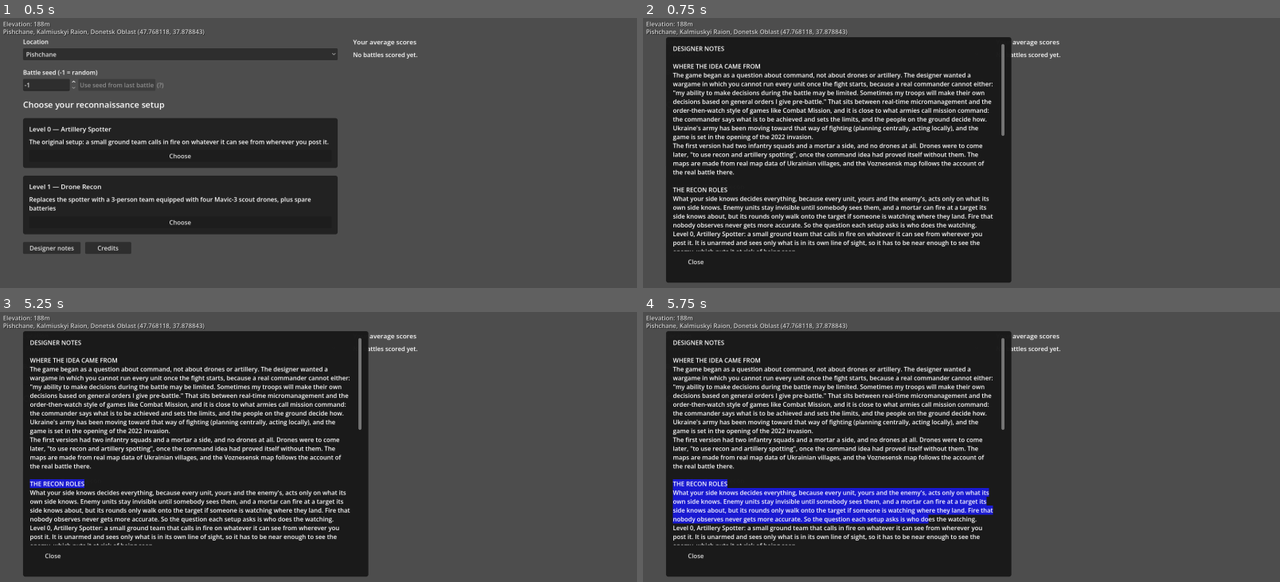
Above: before the commit, frames 1-4 (two rows, left to right).
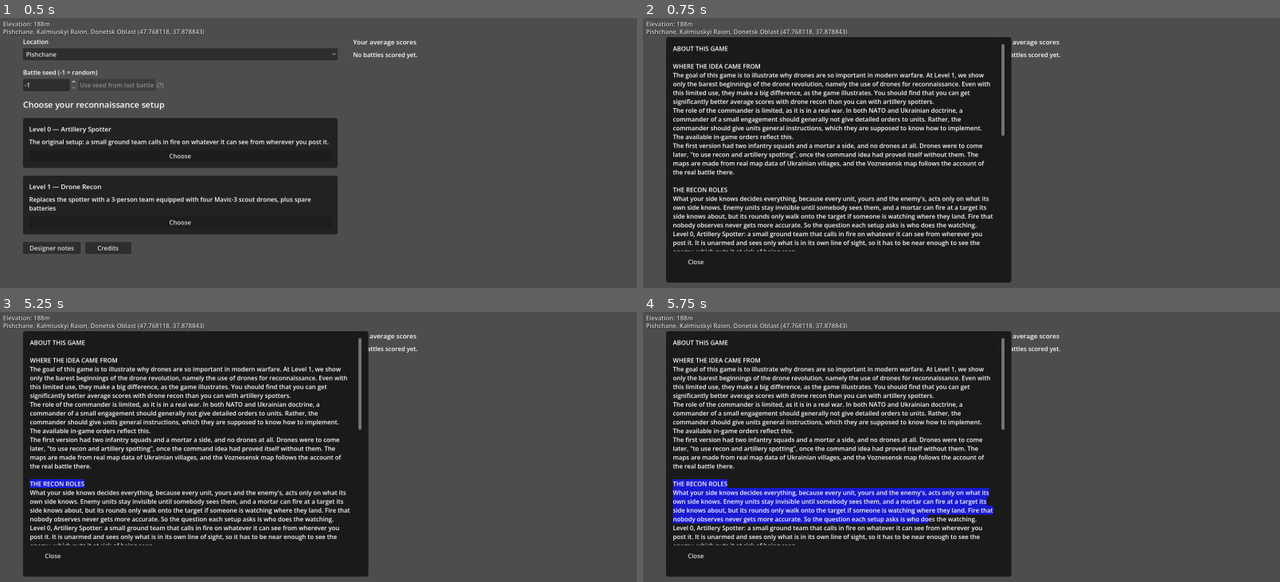
Above: after the commit, the same moments.

Repository: verybadcat/Drones
Game: Godot game, scene res://scenes/Main.tscn
Same seed, same stepped clock (60 frames per second), same inputs: the game is played once before the commit and once after it. Sound files missing from this copy of the repository are replaced by a short silence.
Inputs (mouse positions are in pixels of both pictures, inside the frame that each line leads up to):
- Up to frame 1 (0.5 s): no input
- Up to frame 2 (0.75 s): click "Designer notes" at 0.5 s
- Up to frame 3 (5.25 s): click "Pishchane" at 1.25 s; click "Choose" at 2 s; click "Choose" at 2.75 s; click "Credits" at 3.5 s; tap Enter at 4.25 s; move the mouse to (458, 444) at 4.27 s; hold D 4.28-5 s; tap I at 4.35 s; click (458, 444) at 4.42 s; tap Space at 5 s; drag from (191, 471) to (286, 517) at 5.02 s
- Up to frame 4 (5.75 s): no input

Frame 1 is identical in both runs. In frame 2, 4.4% of the frame differs, in the area x 4-55%, y 10-46%; in frame 3, 4.4%; in frame 4, 4.4%.

Commit message:
Designer notes: the author's rewrite of the first section, with grammar, spelling and syntax fixed
Co-Authored-By: Claude Sonnet 5.5 <noreply@anthropic.com>

Diff:
--- a/scripts/level_select_screen.gd
+++ b/scripts/level_select_screen.gd
@@ -497,10 +497,11 @@
 	var fast_forward_ratio: int = int(GameConfig.TIME_SCALE_FAST_FORWARD / GameConfig.TIME_SCALE_NORMAL)
 	var squad_metres_per_second: int = int(round(GameConfig.ENEMY_ADVANCE_SPEED / GameConfig.PIXELS_PER_METER * GameConfig.TIME_SCALE_NORMAL / 10.0)) * 10
 	return "\n".join([
-		"DESIGNER NOTES",
+		"ABOUT THIS GAME",
 		"",
 		"WHERE THE IDEA CAME FROM",
-		"The game began as a question about command, not about drones or artillery. The designer wanted a wargame in which you cannot run every unit once the fight starts, because a real commander cannot either: \"my ability to make decisions during the battle may be limited. Sometimes my troops will make their own decisions based on general orders I give pre-battle.\" That sits between real-time micromanagement and the order-then-watch style of games like Combat Mission, and it is close to what armies call mission command: the commander says what is to be achieved and sets the limits, and the people on the ground decide how. Ukraine's army has been moving toward that way of fighting (planning centrally, acting locally), and the game is set in the opening of the 2022 invasion.",
+		"The goal of this game is to illustrate why drones are so important in modern warfare. At Level 1, we show only the barest beginnings of the drone revolution, namely the use of drones for reconnaissance. Even with this limited use, they make a big difference, as the game illustrates. You should find that you can get significantly better average scores with drone recon than you can with artillery spotters.",
+		"The role of the commander is limited, as it is in a real war. In both NATO and Ukrainian doctrine, a commander of a small engagement should generally not give detailed orders to units. Rather, the commander should give units general instructions, which they are supposed to know how to implement. The available in-game orders reflect this.",
 		"The first version had two infantry squads and a mortar a side, and no drones at all. Drones were to come later, \"to …(221 unchanged characters)…
 		"",
 		"THE RECON ROLES",
@@ -517,6 +518,8 @@
 		"The pace rules it out. While the two sides are in contact, one second of your time is %d tactical minute. A mortar r …(346 unchanged characters)…
 		"What is scarce is information and foresight, not reflexes. The skill is in choosing where to stand, what to watch wi …(290 unchanged characters)…
 	]) % [tactical_minute_per_second, shell_flight_s, squad_metres_per_second, fast_forward_ratio]
+
+
 func _build_option(title_text: String, body_text: String, mode: GameConfig.ReconMode) -> Control:
 	var box := PanelContainer.new()
 	box.custom_minimum_size = Vector2(820, 0)
--- a/scripts/tests/test_designer_notes_page.gd
+++ b/scripts/tests/test_designer_notes_page.gd
@@ -7,6 +7,8 @@
 ## Close button, and only one page shows at a time. The notes cover the four subjects, and what they say about the game is tied to the
 ## game's own rules (the defaults, the keys, the pace), so it cannot quietly go out of date.
 ##
+## (The user later rewrote the first section, so the notes no longer have to quote the first design session or name mission
+## command or the 2022 setting; the test checks the headings and the facts the page states about the game.)
 ## Run: godot --headless --path . --script scripts/tests/test_designer_notes_page.gd
 var failures := 0
 
@@ -39,7 +41,7 @@
 	# the four subjects
 	for heading in ["WHERE THE IDEA CAME FROM", "THE RECON ROLES", "YOU ARE THE COMMANDER", "WHY IT IS NOT A TWITCH GAME"]:
 		check(heading in text, "The notes have a section: %s" % heading)
-	for needle in ["mission command", "my ability to make decisions during the battle may be limited", "2022", "Artillery Spotter", "Drone Recon", "Mavic 3", "micromanage", "pause"]:
+	for needle in ["drones", "Artillery Spotter", "Drone Recon", "Mavic 3", "micromanage", "pause"]:
 		check(needle in text, "The notes mention %s" % needle)
 	# no format codes left in the text, and the percentages are single
 	check(not ("%d" in text) and not ("%%" in text) and not ("%s" in text), "No unfilled format code is left in the text")
Not shown, changed: docs/designs/tactical-commander-doctrine.md
